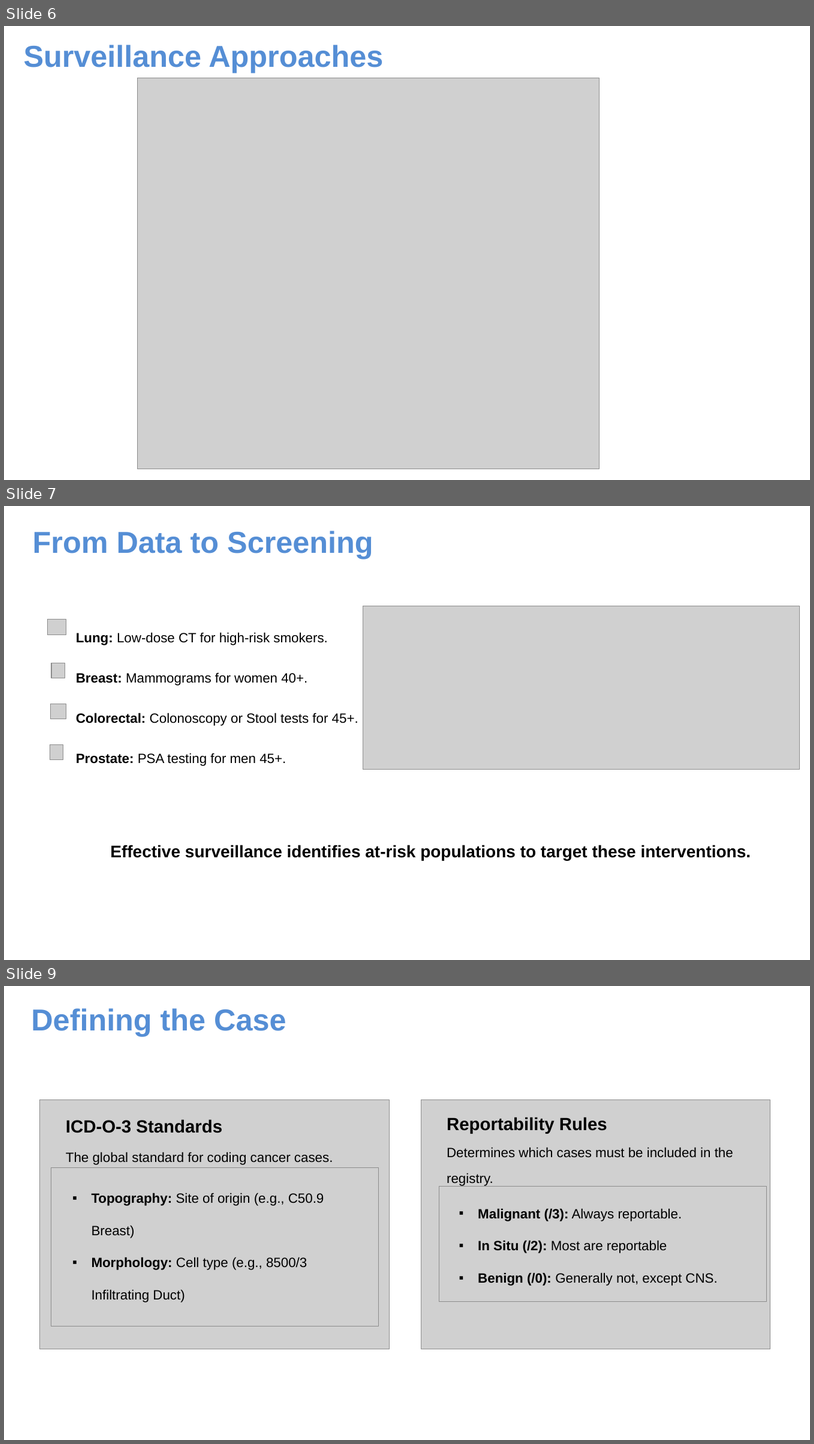
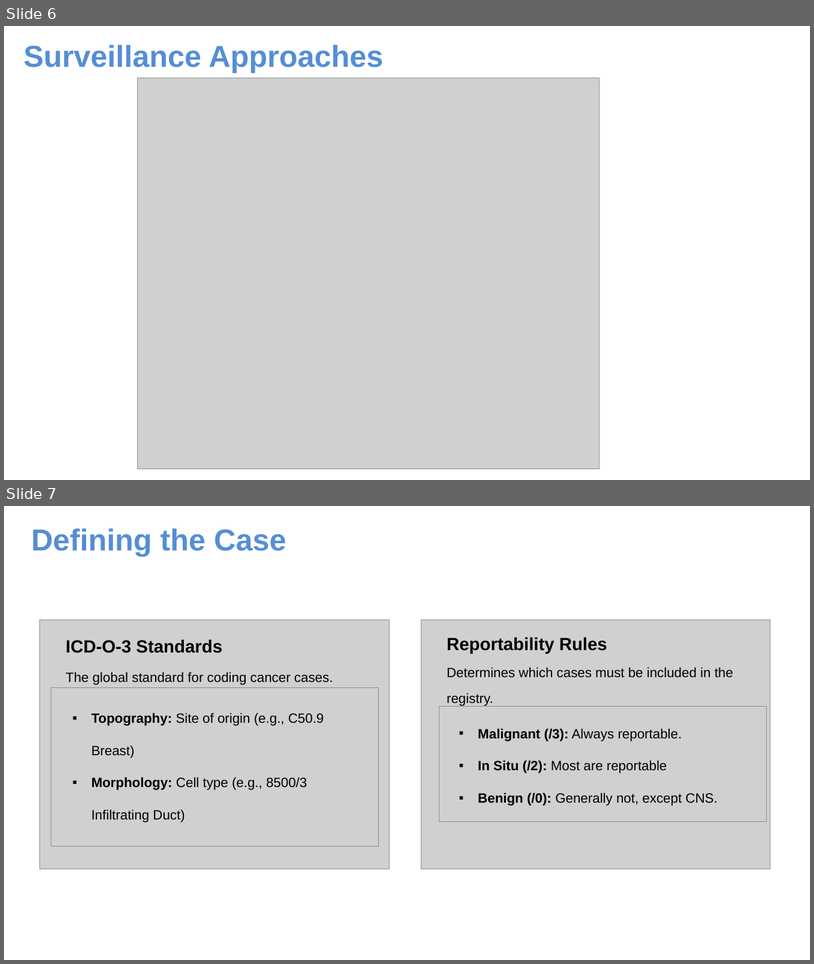
Before and after one commit to arshah18/arshah18.github.io, a slide deck: assets/cph705/cancer-surveillance-Presentation-asynchronous-session.pptx. Shown one above the other, each under a label of ours: slides 6, 7 and 9 before the commit, slides 6 and 7 after it; the slides between them are not shown. The pictures are 814x1444 and 814x964 pixels, drawn with LibreOffice and Linux fonts; fonts in the diff are those of the drawing; grey boxes stand for pictures; background and template pictures are left out. Boxes give left, top, right and bottom in pixels: in the first picture for what was removed or moved away, otherwise in the second. Text is boxed around its words. In the diff, an @@ line names an element or a change of style, - is before the commit and + after.

```diff
--- a/assets/cph705/cancer-surveillance-Presentation-asynchronous-session.pptx
+++ b/assets/cph705/cancer-surveillance-Presentation-asynchronous-session.pptx
@@ slide 7 removed at (4, 506, 810, 960), background picture (left out) @@
@@ text removed at (33, 531, 373, 559) @@
-From Data to Screening
@@ picture removed at (363, 606, 800, 769) @@
@@ group removed at (48, 619, 359, 766): 4 pictures, 1 text @@
-Lung: Low-dose CT for high-risk smokers.
-Breast: Mammograms for women 40+.
-Colorectal: Colonoscopy or Stool tests for 45+.
-Prostate: PSA testing for men 45+.
@@ text removed at (110, 844, 752, 860) @@
-Effective surveillance identifies at-risk populations to target these interventions.
@@ what was slide 9 is now slide 7 @@
```
Also in this commit, not shown: 2 slides changed, 1 slide added, 3 other slides removed, 1 other file.
